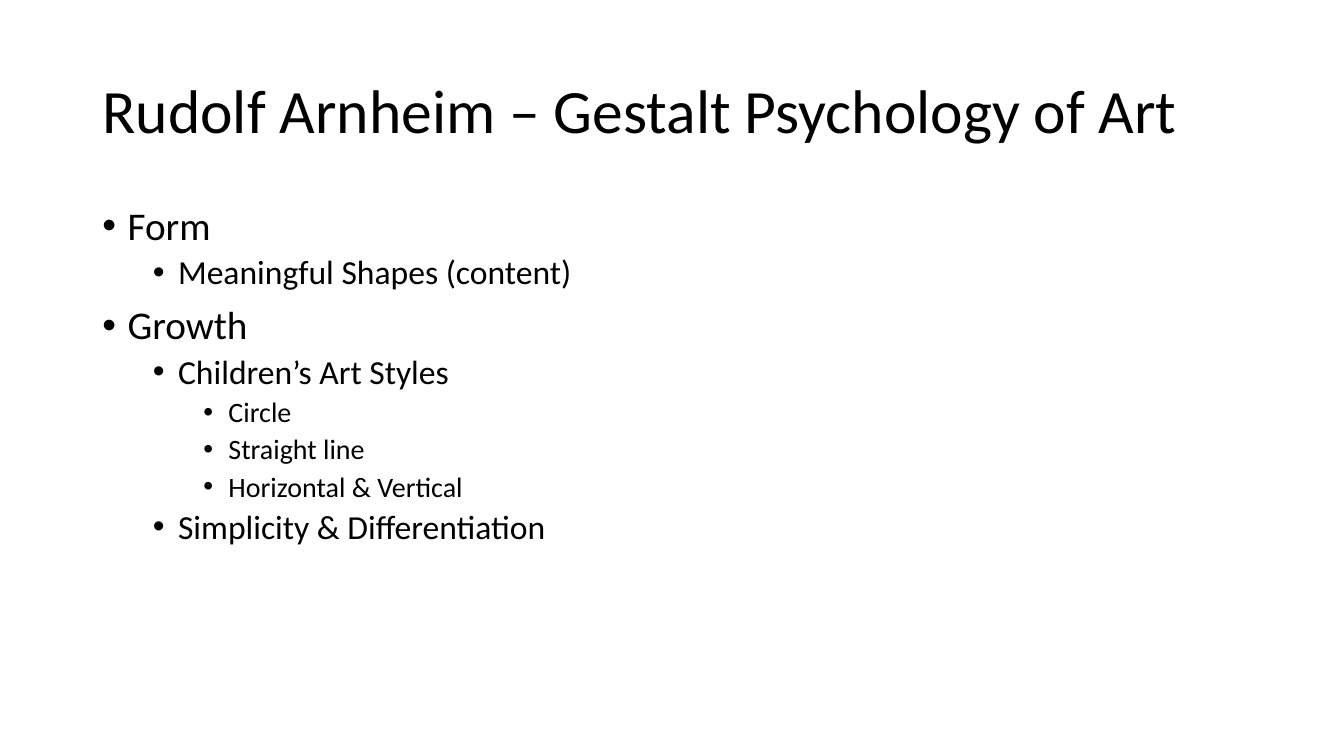
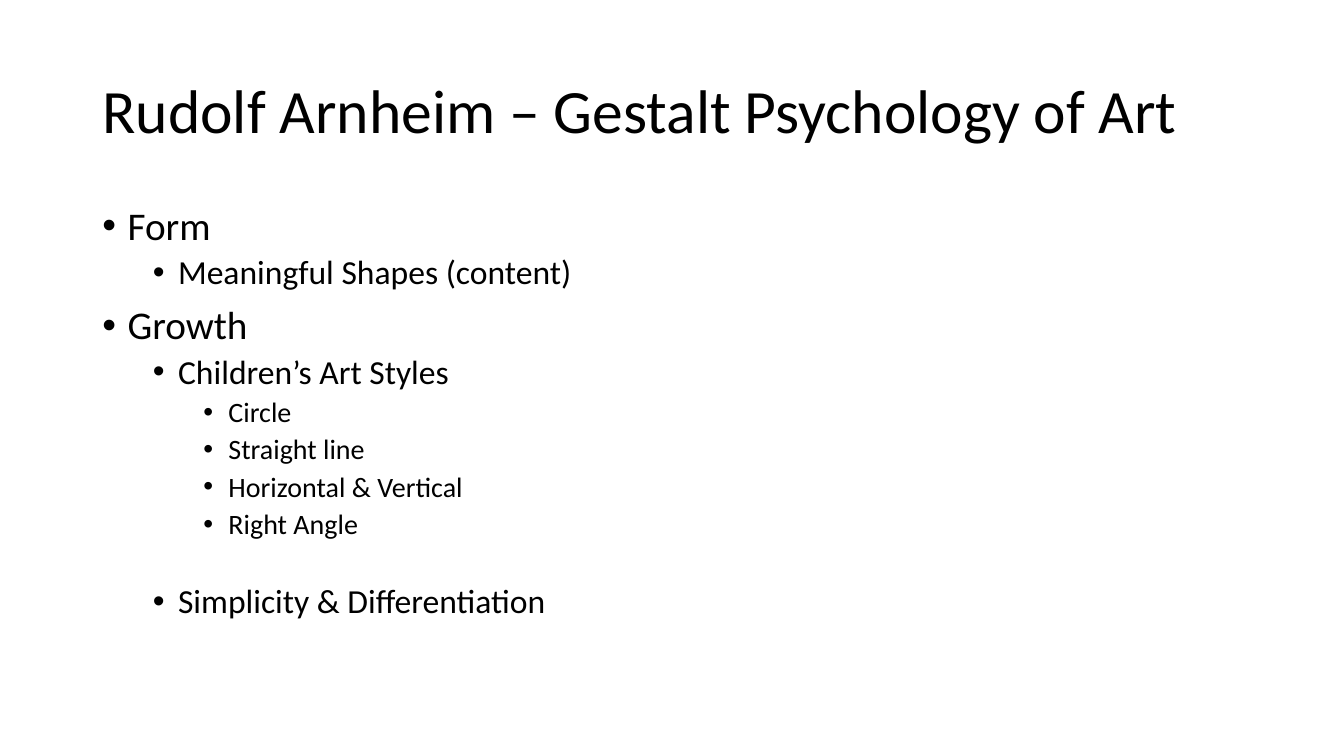
Before and after one commit to PatriciaXiao/Conclusion, a slide deck: slide 12 of Conclusion.pptx. Drawn at 1344x756 pixels with LibreOffice and Linux fonts; fonts in the diff are those of the drawing. Boxes give left, top, right and bottom in pixels: in the first picture for what was removed or moved away, otherwise in the second. Text is boxed around its words. In the diff, an @@ line names an element or a change of style, - is before the commit and + after.

```diff
--- a/Conclusion.pptx
+++ b/Conclusion.pptx
@@ text at box(228, 514, 357, 539): paragraph added @@
+    • Right Angle
```
